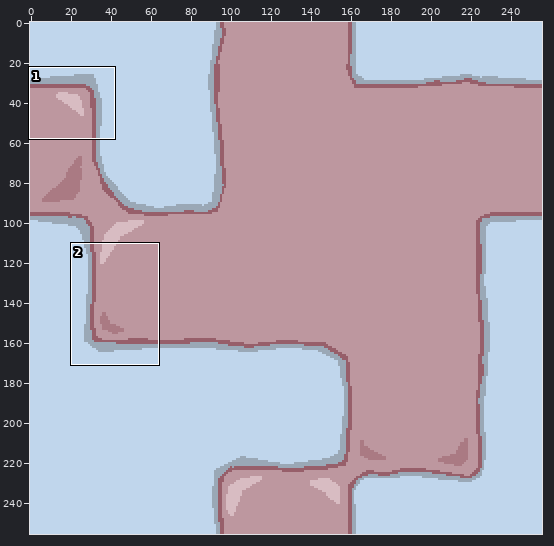
Sprite sheet: sprites/cell_on_petri1.png. Above, an overview of the earlier version with the close-up marked.
Close-up. Before the commit:
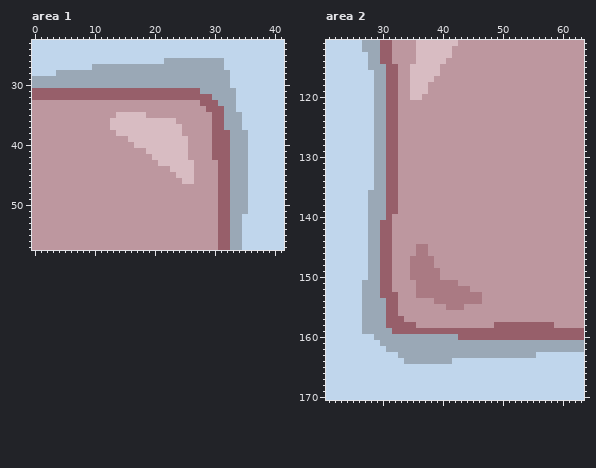
The file is 256x256 pixels. Shown: area 1: x 0..41, y 23..57; area 2: x 21..63, y 111..170. The commit also changed other parts of the picture, which this record leaves out.
The result:
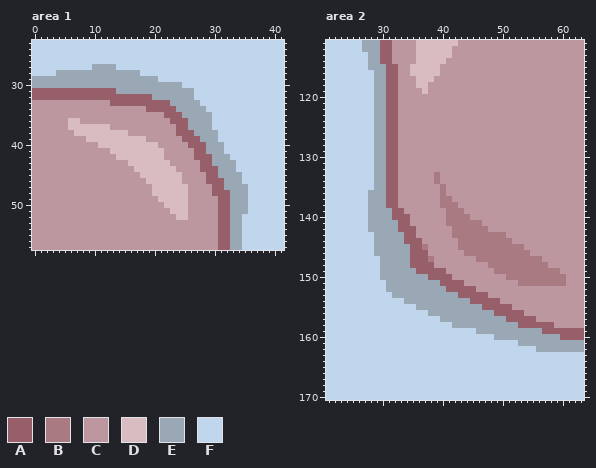
Palette (. is transparent): A #975f6a  B #aa7a83  C #bd979f  D #d8bcc2  E #9aa8b6  F #c0d6ec
Difference:
Area 1:
y 26: x 22..31 EEEEEEEEEE -> FFFFFFFFFF
y 27: x 14..31 EEEEEEEEEEEEEEEEEE -> FFFFFFFFFFFFFFFFFF
y 28: x 18..32 EEEEEEEEEEEEEEE -> FFFFFFFFFFFFFFF
y 29: x 21..32 EEEEEEEEEEEE -> FFFFFFFFFFFF
y 30: x 25..32 EEEEEEEE -> FFFFFFFF
y 31: x 14..33 AAAAAAAAAAAAAAEEEEEE -> EEEEEEEEEEEEEFFFFFFF
y 32: x 20..33 AAAAAAAAAAEEEE -> EEEEEEEFFFFFFF
y 33: x 13..33 CCCCCCCCCCCCCCCAAAEEE -> AAAAAAAAAAEEEEEFFFFFF
y 34: x 19..33 CCCCCCCCCCAAAEE -> AAAAAEEEEEFFFFF
y 35: x 14..18 DDDDD -> CCCCC; x 22..34 CCCCCCCCAAEEE -> AAAEEEEEFFFFF
y 36: x 6..7 CC -> DD; x 13..34 DDDDDDDDDDDCCCCCCAAEEE -> CCCCCCCCCCAAAEEEEFFFFF
y 37: x 6..34 CCCCCCCDDDDDDDDDDDDCCCCCAAEEE -> DDDDDDDCCCCCCCCCCCAAEEEEFFFFF
y 38: x 7..13 CCCCCCC -> DDDDDDD; x 16..35 DDDDDDDDDCCCCCAAAEEE -> CCCCCCCCAAAEEEEFFFFF
y 39: x 9..15 CCCCCCC -> DDDDDDD; x 19..35 DDDDDDDCCCCAAAEEE -> CCCCCCAAAEEEFFFFF
y 40: x 11..16 CCCCCC -> DDDDDD; x 21..35 DDDDDCCCCAAAEEE -> CCCCCAAAEEEFFFF
y 41: x 13..18 CCCCCC -> DDDDDD; x 22..25 DDDD -> CCCC; x 27..35 CCCAAAEEE -> AAEEEFFFF
y 42: x 14..19 CCCCCC -> DDDDDD; x 22..25 DDDD -> CCCC; x 27..35 CCCAAAEEE -> AAAEEEFFF
y 43: x 16..20 CCCCC -> DDDDD; x 23..26 DDDD -> CCCC; x 28..32 CCCAA -> AAEEE; x 34..35 EE -> FF
y 44: x 17..22 CCCCCC -> DDDDDD; x 24..26 DDD -> CCC; x 28..32 CCCAA -> AAAEE; x 34..35 EE -> FF
y 45: x 18..23 CCCCCC -> DDDDDD; x 25..26 DD -> CC; x 29..32 CCAA -> AAEE; x 35 E -> F
y 46: x 19..26 CCCCCCDD -> DDDDDDCC; x 29..30 CC -> AA; x 32 A -> E; x 35 E -> F
y 47: x 20..25 CCCCCC -> DDDDDD; x 30 C -> A; x 32 A -> E
y 48: x 20..25 CCCCCC -> DDDDDD; x 30 C -> A
y 49: x 21..25 CCCCC -> DDDDD
y 50: x 22..25 CCCC -> DDDD
y 51: x 23..25 CCC -> DDD
y 52: x 24..25 CC -> DD
Area 2:
y 117..118: x 35 D -> C
y 119..120: x 35..36 DD -> CC
y 133..134: x 39 C -> B
y 135..136: x 40 C -> B
y 137: x 40..41 CC -> BB
y 138: x 40..42 CCC -> BBB
y 139: x 31 A -> E; x 33 C -> A; x 41..43 CCC -> BBB
y 140: x 31..34 ACCC -> EAAA; x 41..44 CCCC -> BBBB
y 141: x 30..34 AACCC -> EEEAA; x 41..46 CCCCCC -> BBBBBB
y 142: x 30..35 AACCCC -> EEEAAA; x 42..47 CCCCCC -> BBBBBB
y 143: x 28 E -> F; x 30..35 AACCCC -> EEEEAA; x 42..50 CCCCCCCCC -> BBBBBBBBB
y 144: x 28 E -> F; x 30..36 AACCCCC -> EEEEAAA; x 43..51 CCCCCCCCC -> BBBBBBBBB
y 145: x 28 E -> F; x 30..36 AACCCCB -> EEEEEAA; x 43..53 CCCCCCCCCCC -> BBBBBBBBBBB
y 146: x 28 E -> F; x 30..37 AACCCCBB -> EEEEEAAA; x 44..54 CCCCCCCCCCC -> BBBBBBBBBBB
y 147: x 28..37 EEAACCCBBB -> FFEEEEEAAA; x 46..56 CCCCCCCCCCC -> BBBBBBBBBBB
y 148: x 28..38 EEAACCCBBBB -> FFEEEEEAAAA; x 48..57 CCCCCCCCCC -> BBBBBBBBBB
y 149: x 28..40 EEAACCCBBBBBC -> FFEEEEEEAAAAA; x 49..59 CCCCCCCCCCC -> BBBBBBBBBBB
y 150: x 28..41 EEAACCCBBBBBCC -> FFEEEEEEEEAAAA; x 51..60 CCCCCCCCCC -> BBBBBBBBBB
y 151: x 27..43 EEEAACCCCBBBBBBBC -> FFFFEEEEEEEEEAAAA; x 53..60 CCCCCCCC -> BBBBBBBB
y 152: x 27..45 EEEAACCCCBBBBBBBBBC -> FFFFEEEEEEEEEEAAAAA
y 153: x 27..47 EEEAAACCCBBBBBBBBBBBC -> FFFFFEEEEEEEEEEEAAAAA
y 154: x 27..49 EEEEAACCCCCCBBBBBBBBCCC -> FFFFFFFEEEEEEEEEEEAAAAA
y 155: x 27..51 EEEEAACCCCCCCCBBBCCCCCCCC -> FFFFFFFFFEEEEEEEEEEEAAAAA
y 156: x 27..53 EEEEAACCCCCCCCCCCCCCCCCCCCC -> FFFFFFFFFFFEEEEEEEEEEEAAAAA
y 157: x 27..55 EEEEAAACCCCCCCCCCCCCCCCCCCCCC -> FFFFFFFFFFFFFEEEEEEEEEEEAAAAA
y 158: x 27..52 EEEEAAAAACCCCCCCCCCCCCAAAA -> FFFFFFFFFFFFFFFEEEEEEEEEEE
y 159: x 27..56 EEEEEAAAAAAAAAAAAAAAAAAAAAAAAA -> FFFFFFFFFFFFFFFFFFFEEEEEEEEEEE
y 160: x 29..59 EEEEEEEEEEEEEEAAAAAAAAAAAAAAAAA -> FFFFFFFFFFFFFFFFFFFFEEEEEEEEEEE
y 161: x 30..52 EEEEEEEEEEEEEEEEEEEEEEE -> FFFFFFFFFFFFFFFFFFFFFFF
y 162: x 31..55 EEEEEEEEEEEEEEEEEEEEEEEEE -> FFFFFFFFFFFFFFFFFFFFFFFFF
y 163: x 33..55 EEEEEEEEEEEEEEEEEEEEEEE -> FFFFFFFFFFFFFFFFFFFFFFF
y 164: x 34..41 EEEEEEEE -> FFFFFFFF
Boxes around the changes in both close-ups, in picture pixels (x1, y1, x2, y2):
changed: (68, 58, 248, 220)
changed: (410, 76, 422, 100)
changed: (362, 172, 566, 364)
